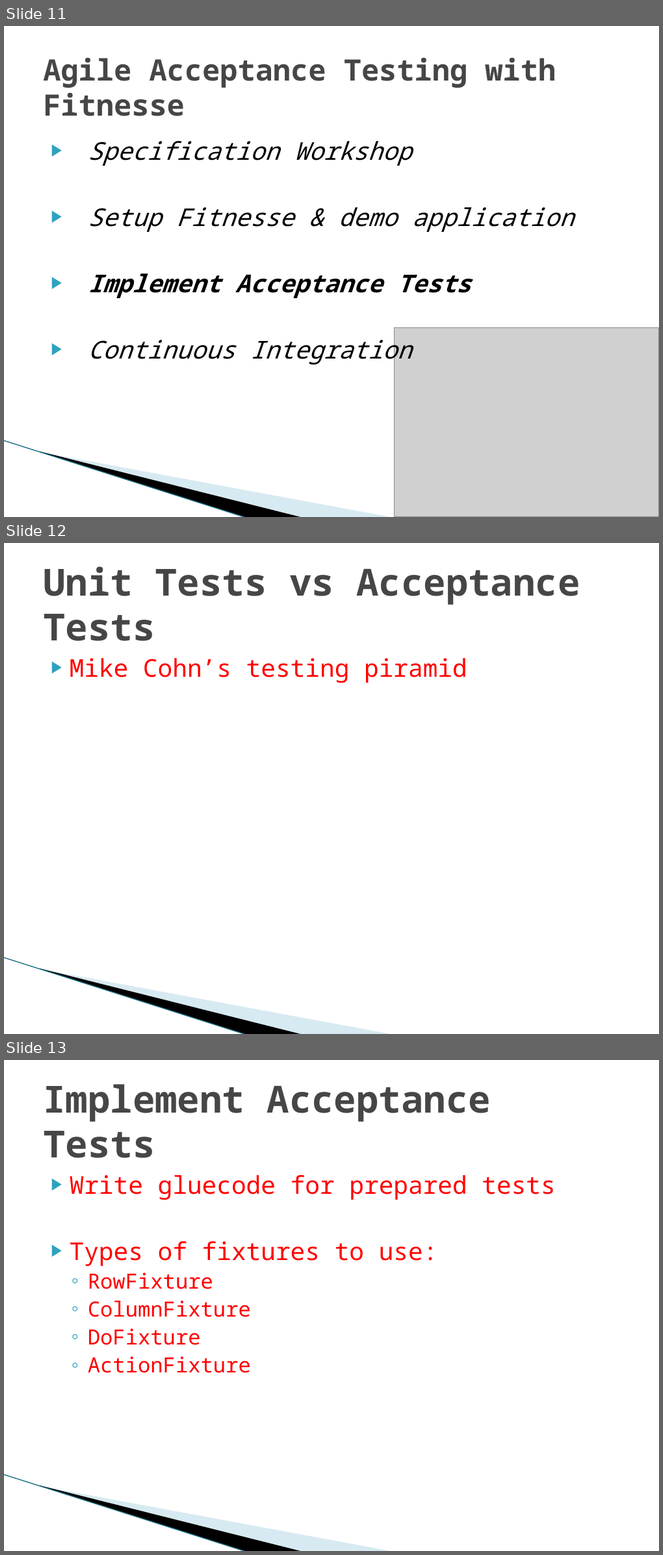
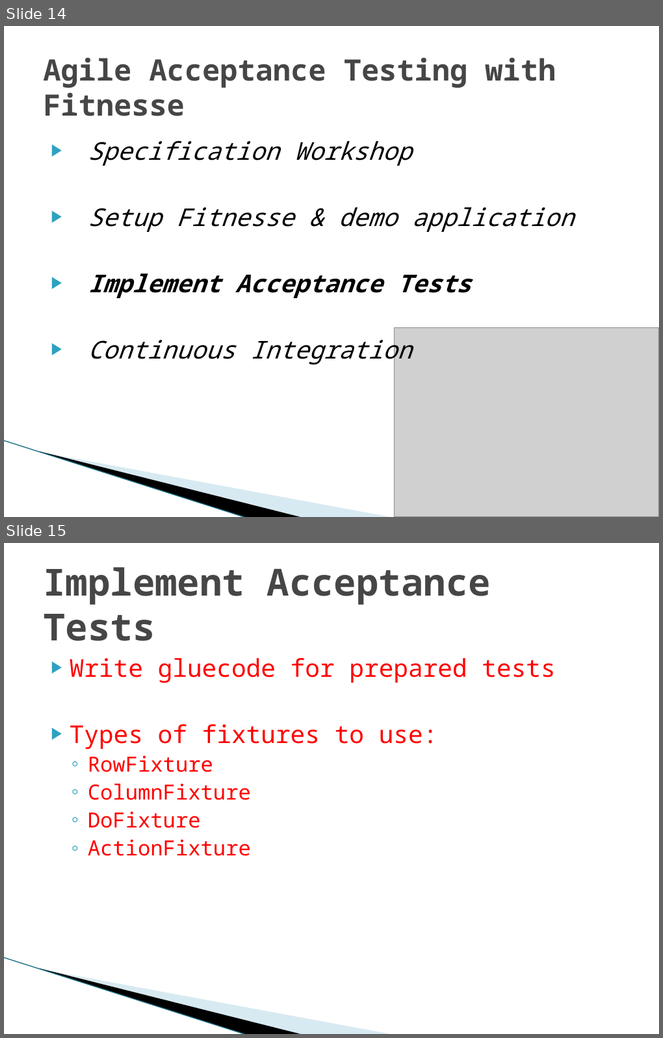
Before and after one commit to michelgrootjans/agileacceptancetesting, a slide deck: Slides/20090514_iLearn_AgileAcceptanceTesting.pptx. Shown one above the other, each under a label of ours: slides 11, 12 and 13 before the commit, slides 14 and 15 after it. The pictures are 663x1555 and 663x1038 pixels, drawn with LibreOffice and Linux fonts; fonts in the diff are those of the drawing; grey boxes stand for pictures; background and template pictures are left out. Boxes give left, top, right and bottom in pixels: in the first picture for what was removed or moved away, otherwise in the second. Text is boxed around its words. In the diff, an @@ line names an element or a change of style, - is before the commit and + after.

```diff
--- a/Slides/20090514_iLearn_AgileAcceptanceTesting.pptx
+++ b/Slides/20090514_iLearn_AgileAcceptanceTesting.pptx
@@ slide 12 removed at (4, 543, 659, 1034), background #FFFFFF; not listed: 3 template elements that a slide beside it also shows @@
@@ title removed at (43, 566, 580, 641) @@
-Unit Tests vs Acceptance Tests
@@ text removed at (70, 658, 467, 683) @@
-▶ Mike Cohn’s testing piramid
@@ what was slide 11 is now slide 14 @@
@@ what was slide 13 is now slide 15 @@
```
Also in this commit, not shown: 4 slides changed, 2 slides added, 18 other files.
